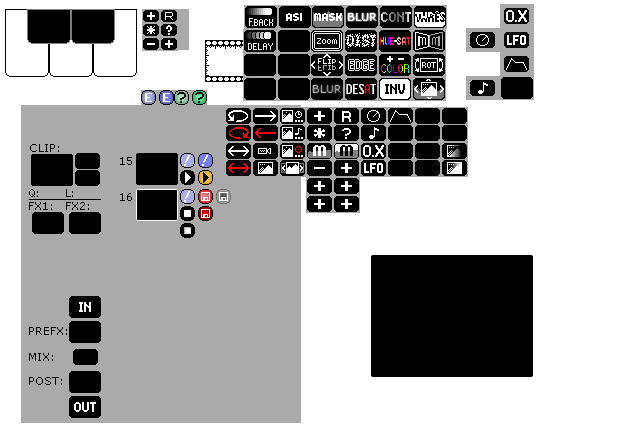
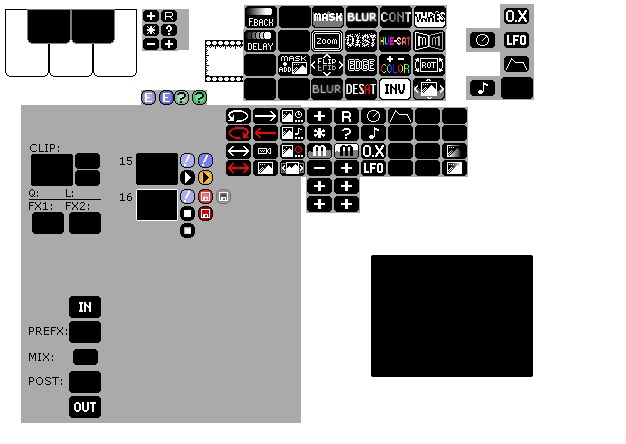
Comparing the layer stacks of the two 626x444 images. Changes:
painted on "New Layer#4" over (279, 13, 307, 74)
